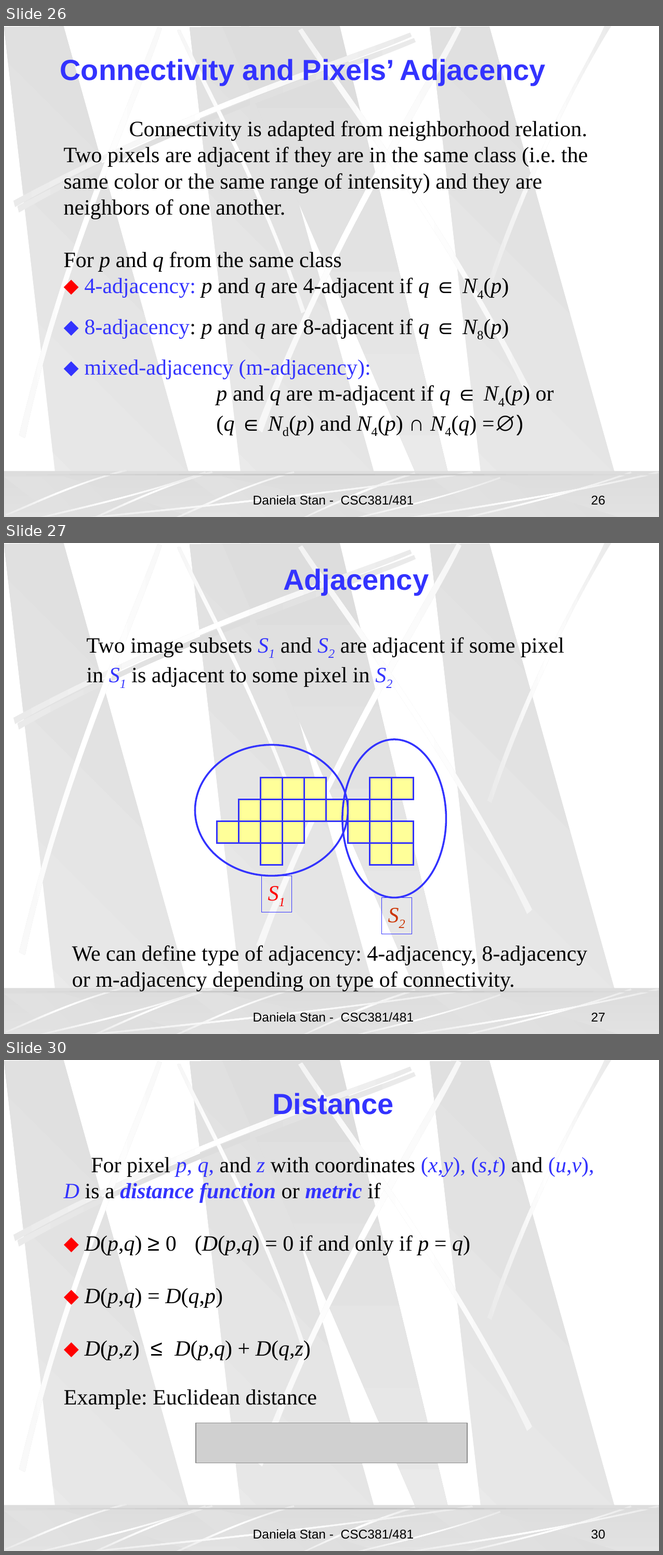
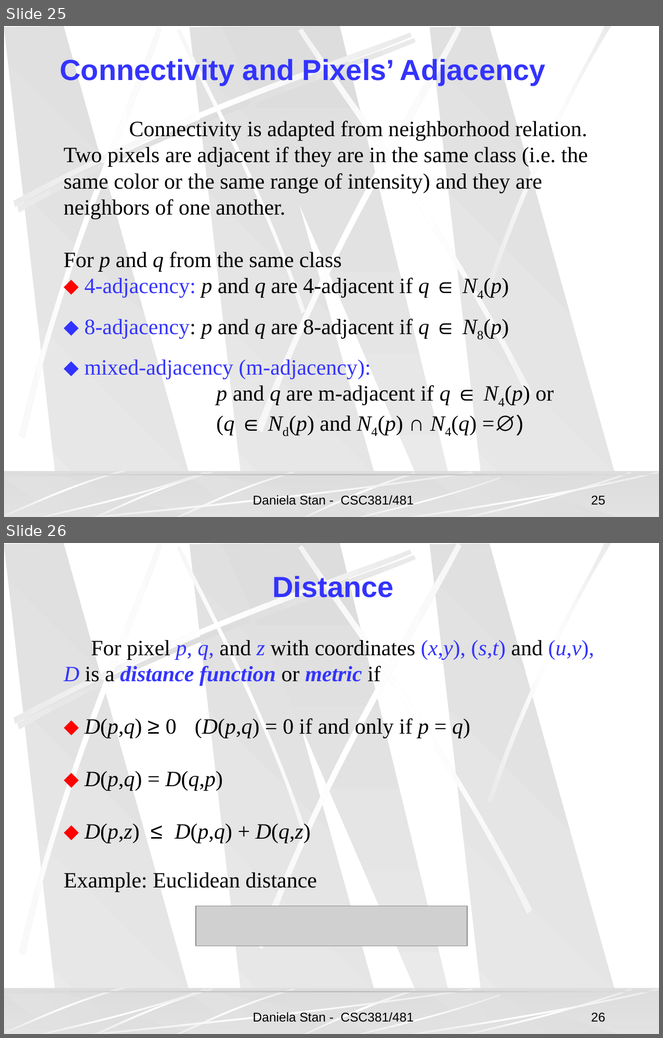
Before and after one commit to vsimonis/matlab-tutorial, a slide deck: IntroToImgProcessing-2.ppt. Shown one above the other, each under a label of ours: slides 26, 27 and 30 before the commit, slides 25 and 26 after it; the slides between them are not shown. The pictures are 663x1555 and 663x1038 pixels, drawn with LibreOffice and Linux fonts; fonts in the diff are those of the drawing; grey boxes stand for pictures; background and template pictures are left out. Boxes give left, top, right and bottom in pixels: in the first picture for what was removed or moved away, otherwise in the second. Text is boxed around its words. In the diff, an @@ line names an element or a change of style, - is before the commit and + after.

```diff
--- a/IntroToImgProcessing-2.ppt
+++ b/IntroToImgProcessing-2.ppt
@@ slide 27 removed at box(4, 543, 659, 1034), background picture (left out); not listed: 27 template elements that a slide beside it also shows @@
@@ text removed at box(283, 568, 429, 596) @@
-Adjacency
@@ text removed at box(87, 637, 565, 687) @@
-Two image subsets S1 and S2 are adjacent if some pixel
-in S1 is adjacent to some pixel in S2
@@ group removed at box(195, 740, 446, 935): 24 rectangles, 2 ellipses @@
-S1
-S2
@@ text removed at box(72, 945, 587, 992) @@
-We can define type of adjacency: 4-adjacency, 8-adjacency
-or m-adjacency depending on type of connectivity.
@@ text removed at box(253, 1013, 414, 1022) @@
-Daniela Stan - CSC381/481
@@ page number removed at box(591, 1013, 605, 1022) @@
-27
@@ what was slide 26 is now slide 25 @@
@@ page number at box(591, 496, 605, 505): text changed @@
-26
+25
@@ what was slide 30 is now slide 26 @@
@@ page number at box(591, 1013, 605, 1022): text changed @@
-30
+26
```
Also in this commit, not shown: 13 other slides removed, 4 other files.
